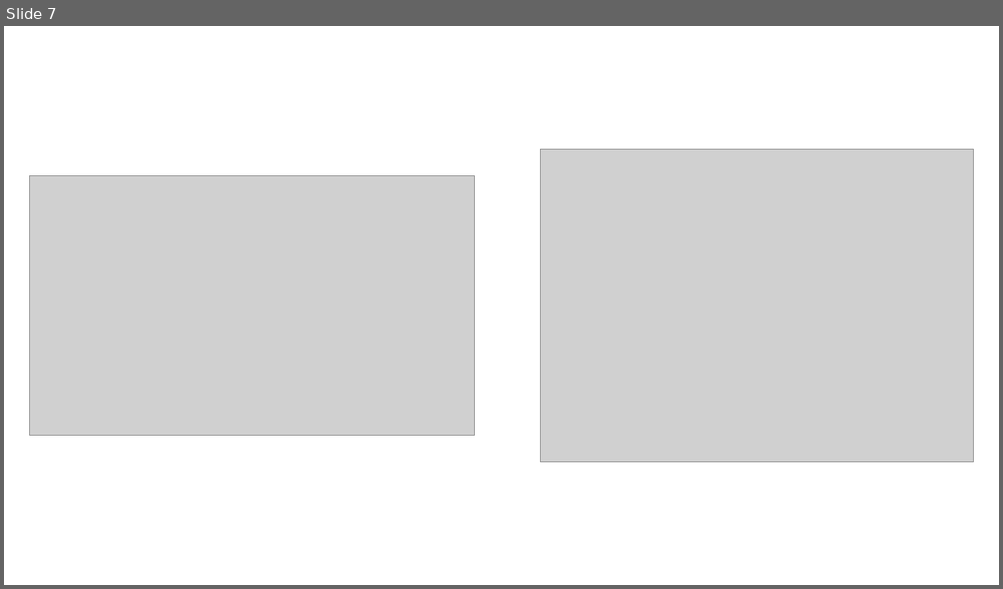
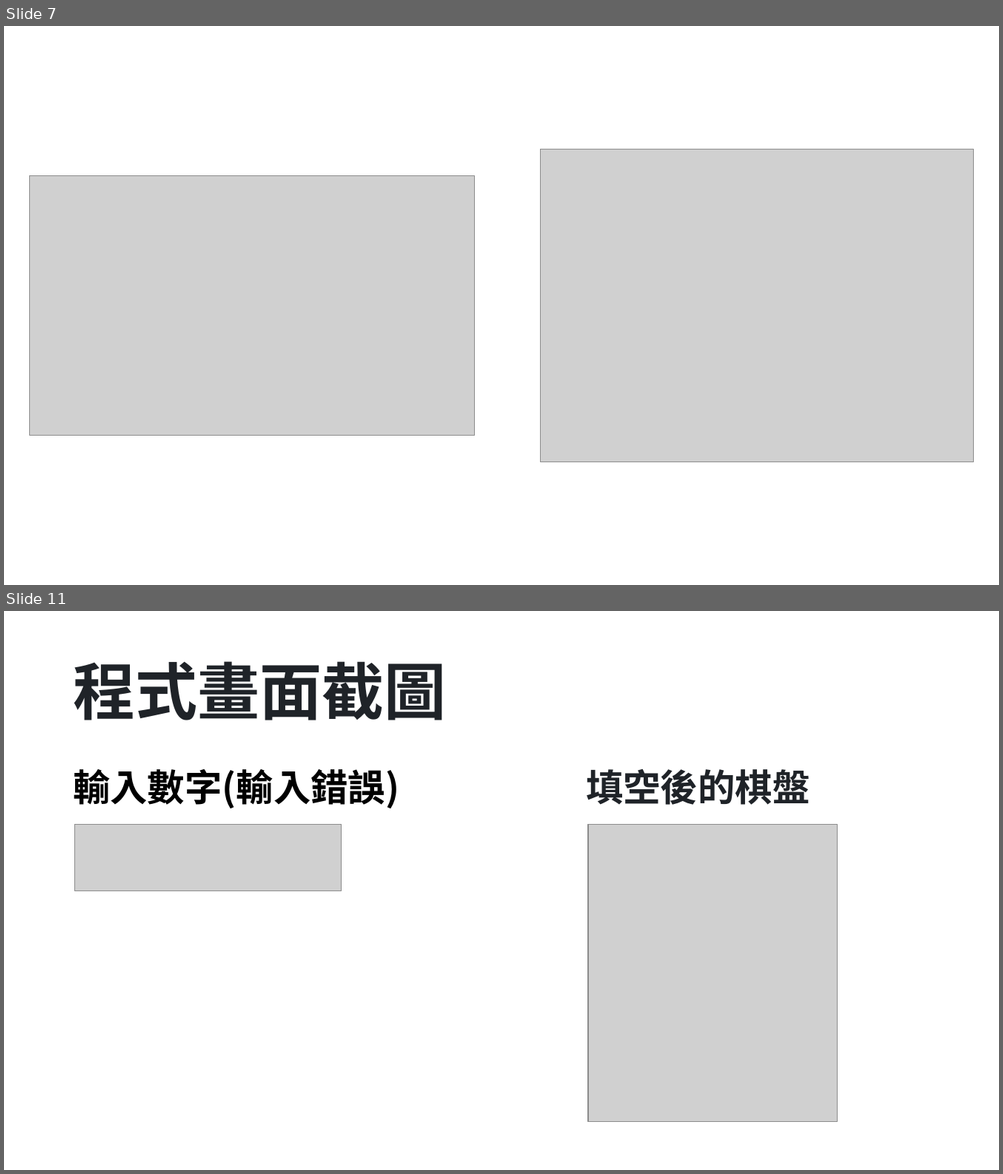
Before and after one commit to cjs20040817/SUDOKU, a slide deck: 數獨.pptx. Shown one above the other, each under a label of ours: slide 7 before the commit, slides 7 and 11 after it; the slides between them are not shown. The pictures are 1003x589 and 1003x1174 pixels, drawn with LibreOffice and Linux fonts; fonts in the diff are those of the drawing; grey boxes stand for pictures. Boxes give left, top, right and bottom in pixels: in the first picture for what was removed or moved away, otherwise in the second. Text is boxed around its words. In the diff, an @@ line names an element or a change of style, - is before the commit and + after.

```diff
--- a/數獨.pptx
+++ b/數獨.pptx
@@ slide 11 added at (x1=4, y1=611, x2=999, y2=1170), background #FFFFFF @@
@@ title added at (x1=73, y1=661, x2=446, y2=721), 60 pt, text #1F2328, bold @@
+程式畫面截圖
@@ text added at (x1=73, y1=769, x2=399, y2=809), 36 pt, text #000000, bold @@
+輸入數字(輸入錯誤)
@@ text added at (x1=586, y1=769, x2=809, y2=805), 36 pt, text #1F2328, bold @@
+填空後的棋盤
@@ picture added at (x1=75, y1=824, x2=341, y2=891) @@
@@ picture added at (x1=588, y1=824, x2=837, y2=1122) @@
```
Also in this commit, not shown: 6 slides changed, 3 other slides added.
